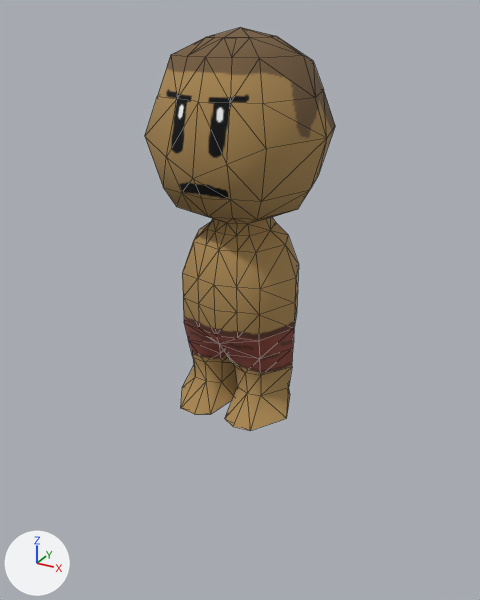
The FBX model Assets/Models/Character/character.fbx, before and after one commit.
Both versions are drawn from a 50 mm lens placed at (1.59, -2.91, 2.05), pointed at (-0.02, 0.04, 0.58). Arrows for +X, +Y and +Z are at lower left; the lights stay in place. Mesh edges are drawn as thin lines. Vertices at the same position are counted once.

Before the edit, the objects in view are built like this:
```python
me_sphere_001 = bpy.data.meshes.new('Sphere.001')
me_sphere_001.from_pydata(...)  # 207 vertices, 410 faces; spans x -0.9..0.9, y -0.88..0.9, z -3.0..0.93
me_sphere_001.materials.append(mat_material)  # picture img_character_png
ob_character = bpy.data.objects.new('Character', me_sphere_001)
ob_character.location = (0.0, 0.0, 1.5)
ob_character.scale = (0.5, 0.5, 0.5)
```
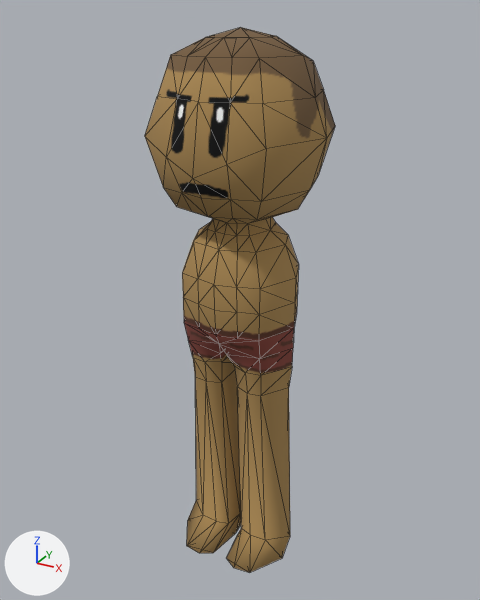
Commit message: Character Animation Blending, Leg Scaling

The newer file adds a shape key; the second version is drawn at full value of the shape key 'LongLegs' of 'Character', and the change is written as the vertex moves it makes.

What differs and where, as boxes [x1, y1, x2, y2] in the pictures (480 x 600 px):
```json
{"object": "Character", "change": "reshaped", "before": [145, 27, 335, 430], "after": [145, 27, 335, 573], "on screen": "35% taller"}
{"part": 1, "of": "me_sphere_001", "change": "built on", "before": [181, 366, 290, 430], "after": [187, 370, 290, 573]}
```

Edits to the scene script, one JSON object a line:
```json
{"block": "me_sphere_001", "where": "# used by ob_character; location = (0.0, 0.0, 1.5); scale = (0.5, 0.5, 0.5)"}
{"op": "remove", "block": "me_sphere_001", "code": "me_sphere_001.from_pydata(...)  # 207 vertices, 410 faces; spans x -0.9..0.9, y -0.88..0.9, z -3.0..0.93"}
{"op": "add", "block": "me_sphere_001", "code": "me_sphere_001.from_pydata(...)  # 223 vertices, 442 faces; spans x -0.9..0.9, y -0.88..0.9, z -5.0..0.93"}
{"block": "me_sphere_001", "change": "me_sphere_001 part 1"}
{"block": "me_sphere_001", "change": "16 vertices are removed from x -0.68..0.68, y -0.61..0.42, z -3.0"}
{"block": "me_sphere_001", "change": "42 faces are deleted"}
{"block": "me_sphere_001", "change": "32 vertices are added at x -0.68..0.68, y -0.61..0.42, z -5.0..-4.83"}
{"block": "me_sphere_001", "change": "74 new faces join them"}
```
